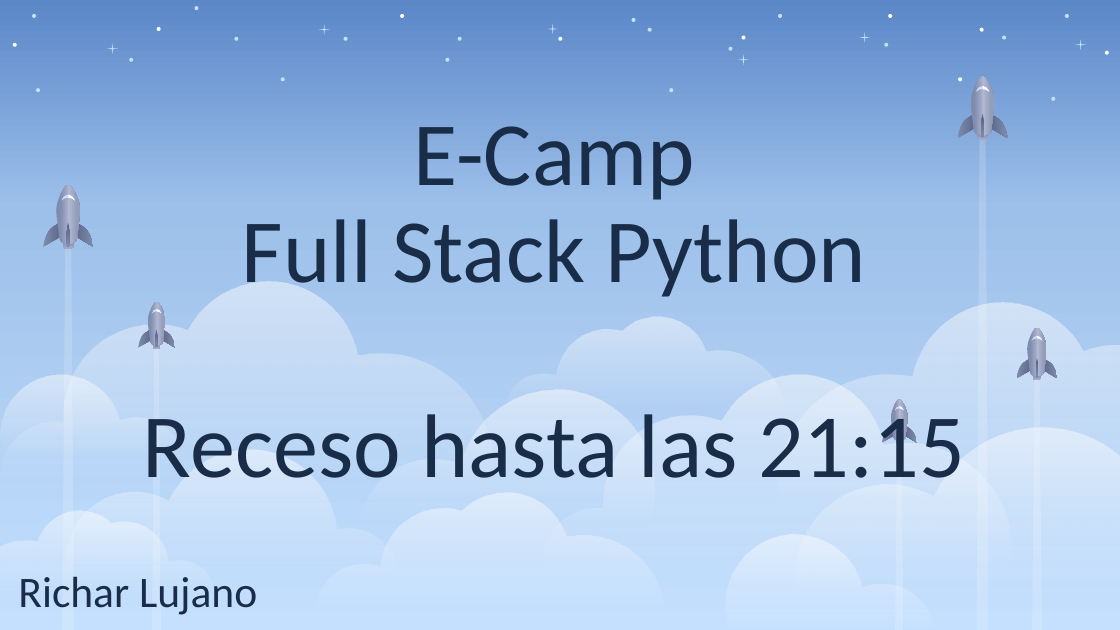
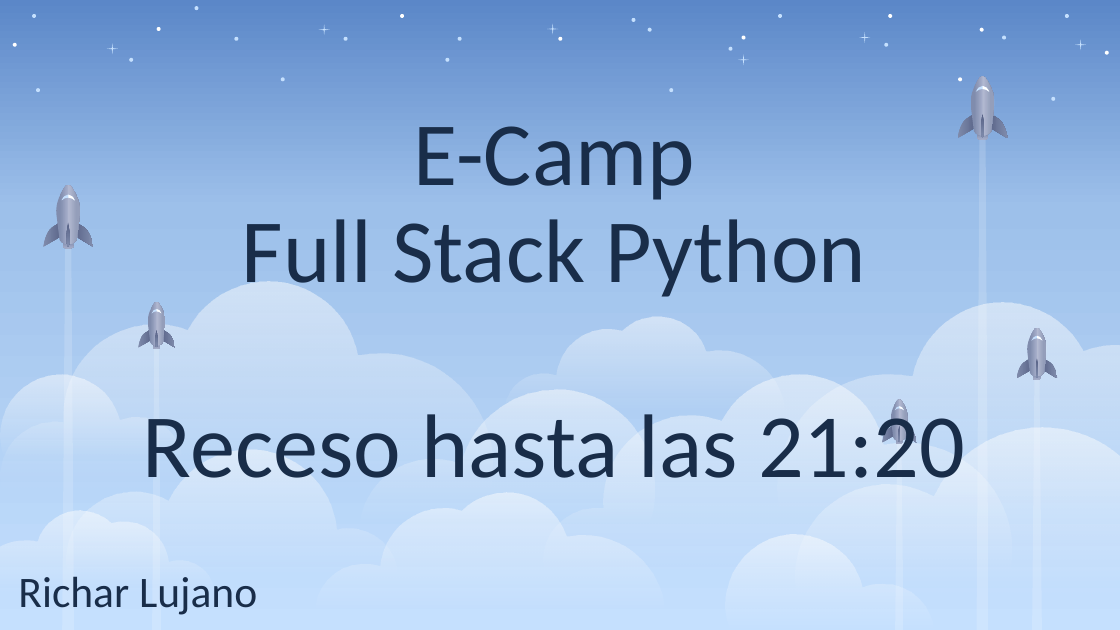
Before and after one commit to johetsy/curso-python-Profe, a slide deck: slide 11 of Modulo-4/clase 2/laminas.pptx (slide 7 before the commit). Drawn at 1120x630 pixels with LibreOffice and Linux fonts; fonts in the diff are those of the drawing. Boxes give left, top, right and bottom in pixels: in the first picture for what was removed or moved away, otherwise in the second. Text is boxed around its words. In the diff, an @@ line names an element or a change of style, - is before the commit and + after.

```diff
--- a/Modulo-4/clase 2/laminas.pptx
+++ b/Modulo-4/clase 2/laminas.pptx
@@ title at box(143, 126, 965, 478): text changed @@
-E-Camp
-Full Stack Python
-Receso hasta las 21:15
+E-Camp
+Full Stack Python
+Receso hasta las 21:20
```
Also in this commit, not shown: 4 slides added, 4 other files.
